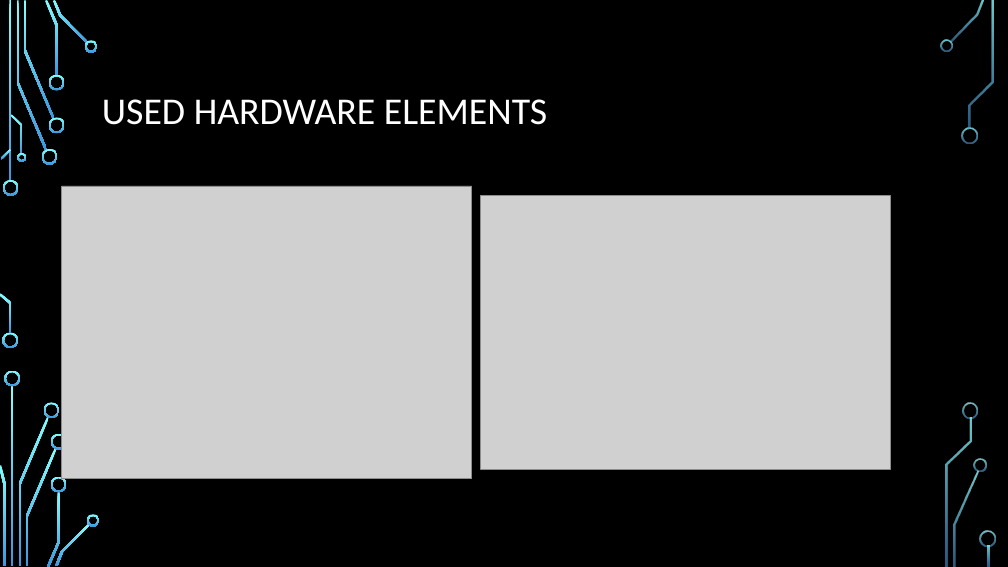
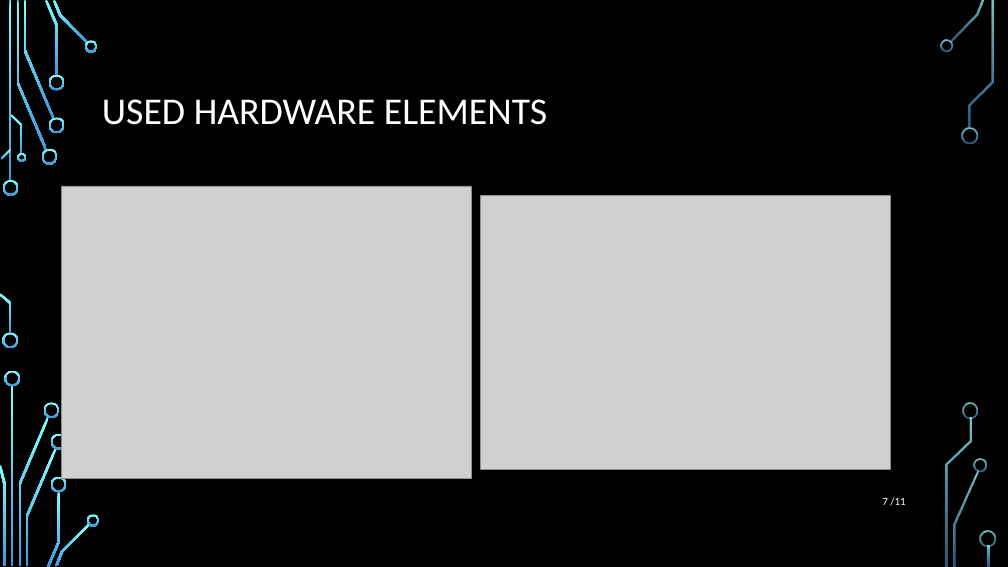
Before and after one commit to tdomi/Onlab, a slide deck: slide 7 of RHNFAE_onlab.pptx. Drawn at 1008x567 pixels with LibreOffice and Linux fonts; fonts in the diff are those of the drawing; grey boxes stand for pictures; background and template pictures are left out. Boxes give left, top, right and bottom in pixels: in the first picture for what was removed or moved away, otherwise in the second. Text is boxed around its words. In the diff, an @@ line names an element or a change of style, - is before the commit and + after.

```diff
--- a/RHNFAE_onlab.pptx
+++ b/RHNFAE_onlab.pptx
@@ page number added at [882, 497, 905, 506], 10.5 pt, text #FFFFFF @@
+7 /11
```
Also in this commit, not shown: 10 other slides changed, 1 other file.
